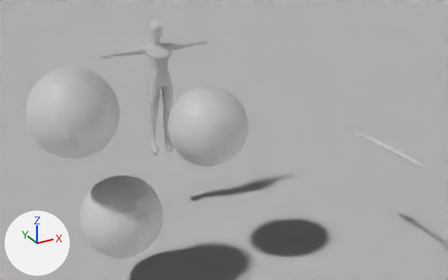
Before and after pictures for a commit that changed the Blender file Proyecto Arqui.blend.
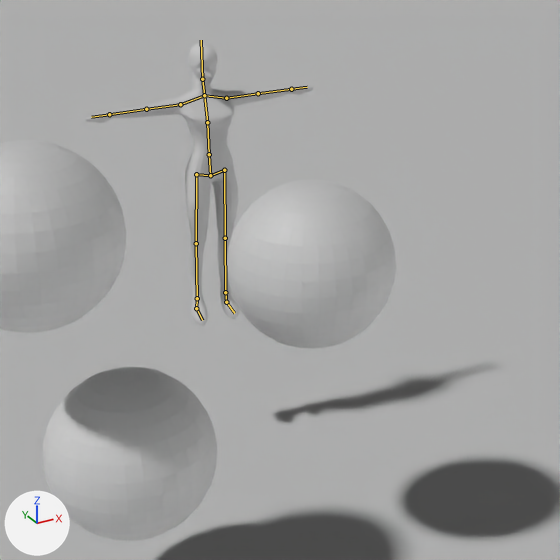
Each version appears first from a 50 mm lens placed at (-7.7, -17.8, 7.4), pointed at (1.5, -1.2, -0.9), and next in a close-up on the part from 13% to 73% of the width and 0% to 95% of the height. Every picture has the same lights, and +X, +Y and +Z are marked at lower left. The bones that bend it are drawn over the model as lines in the close-ups.
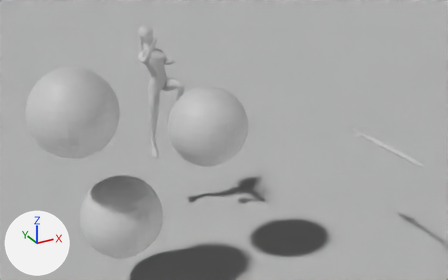
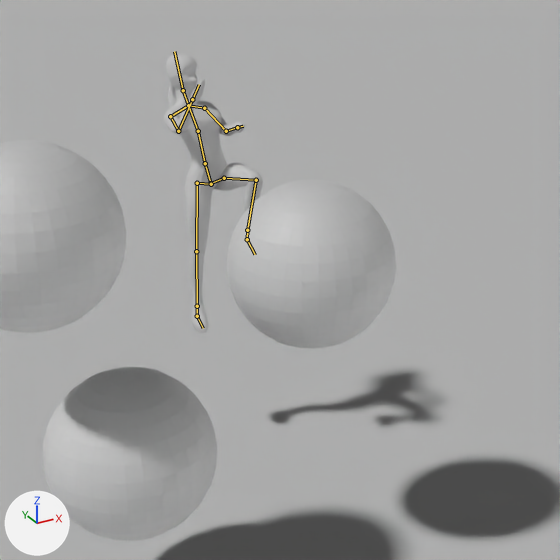
Commit message: Se agrego animación de patada  Changes to be committed: 	modified:   Proyecto Arqui.blend 	modified:   Proyecto Arqui.blend1

The newer file adds an action. The first version stands in its rest pose; the second is drawn at frame 12 of the action 'Ataque'.

What differs and where, as boxes (x1, y1, x2, y2) in the close-ups (560 x 560 px):
'Cuerpo', posed (56% narrower)
    before: (85, 42, 313, 326)
    after: (164, 53, 263, 333)
bone 'Pelvis', root to tip
    before: (210, 175) to (209, 154)
    after: (211, 184) to (205, 163)
bone 'UpperArm.L', root to tip
    before: (226, 98) to (258, 93)
    after: (204, 108) to (226, 131)
bone 'LowerArm.L', root to tip
    before: (258, 93) to (291, 89)
    after: (226, 131) to (237, 127)
bone 'UpperArm.R', root to tip
    before: (180, 104) to (146, 109)
    after: (170, 116) to (178, 131)
bone 'LowerArm.R', root to tip
    before: (146, 109) to (109, 114)
    after: (178, 131) to (192, 99)
bone 'LowerPelvis.L', root to tip
    before: (210, 175) to (224, 170)
    after: (210, 183) to (224, 178)
bone 'UpperLeg.L', root to tip
    before: (224, 170) to (225, 238)
    after: (224, 178) to (256, 180)
bone 'LowerLeg.L', root to tip
    before: (225, 238) to (225, 292)
    after: (256, 180) to (247, 230)
bone 'LowerPelvis.R', root to tip
    before: (210, 175) to (196, 174)
    after: (211, 184) to (197, 183)

The change, as a list of edits to the scene's bpy script:
```text
Change bone_pelvis:
    where bone_pelvis = bpy.data.objects['Personaje'].pose.bones['Pelvis']
    bone_pelvis.location: (0.0, 0.0, 0.0) -> (0.0, -0.14, -0.014)
    bone_pelvis.rotation_quaternion: (1.0, 0.0, 0.0, 0.0) -> (0.967, -0.144, 0.209, 0.027)  # degrees (0, 0, 0) -> degrees (-17, 24, 0)
Change bone_upperarm_l:
    where bone_upperarm_l = bpy.data.objects['Personaje'].pose.bones['UpperArm.L']  # child of 'Shoulder.L'
    bone_upperarm_l.rotation_quaternion: (1.0, 0.0, 0.0, 0.0) -> (0.611, -0.669, -0.299, -0.194)  # degrees (0, 0, 0) -> degrees (-100, -41, 13)
Change bone_lowerarm_l:
    where bone_lowerarm_l = bpy.data.objects['Personaje'].pose.bones['LowerArm.L']  # child of 'UpperArm.L'
    bone_lowerarm_l.rotation_quaternion: (1.0, 0.0, 0.0, 0.0) -> (0.849, -0.293, 0.06, -0.359)  # degrees (0, 0, 0) -> degrees (-35, -7, -44)
Change bone_upperarm_r:
    where bone_upperarm_r = bpy.data.objects['Personaje'].pose.bones['UpperArm.R']  # child of 'Shoulder.R'
    bone_upperarm_r.rotation_quaternion: (1.0, 0.0, 0.0, 0.0) -> (0.777, -0.351, 0.325, 0.293)  # degrees (0, 0, 0) -> degrees (-38, 51, 23)
Change bone_lowerarm_r:
    where bone_lowerarm_r = bpy.data.objects['Personaje'].pose.bones['LowerArm.R']  # child of 'UpperArm.R'
    bone_lowerarm_r.rotation_quaternion: (1.0, 0.0, 0.0, 0.0) -> (0.723, 0.075, -0.017, 0.576)  # degrees (0, 0, 0) -> degrees (6, -7, 77)
Change bone_lowerpelvis_l:
    where bone_lowerpelvis_l = bpy.data.objects['Personaje'].pose.bones['LowerPelvis.L']
    bone_lowerpelvis_l.location: (0.0, 0.0, 0.0) -> (-0.027, -0.032, -0.136)
Change bone_upperleg_l:
    where bone_upperleg_l = bpy.data.objects['Personaje'].pose.bones['UpperLeg.L']  # child of 'LowerPelvis.L'
    bone_upperleg_l.rotation_quaternion: (1.0, 0.0, 0.0, 0.0) -> (0.569, -0.822, -0.014, 0.001)  # degrees (0, 0, 0) -> degrees (-111, -1, 1)
Change bone_lowerleg_l:
    where bone_lowerleg_l = bpy.data.objects['Personaje'].pose.bones['LowerLeg.L']  # child of 'UpperLeg.L'
    bone_lowerleg_l.rotation_quaternion: (1.0, 0.0, 0.0, 0.0) -> (0.441, 0.898, -0.001, 0.0)  # degrees (0, 0, 0) -> degrees (128, 0, 0)
Change bone_lowerpelvis_r:
    where bone_lowerpelvis_r = bpy.data.objects['Personaje'].pose.bones['LowerPelvis.R']
    bone_lowerpelvis_r.location: (0.0, 0.0, 0.0) -> (0.0, -0.032, -0.136)
```
